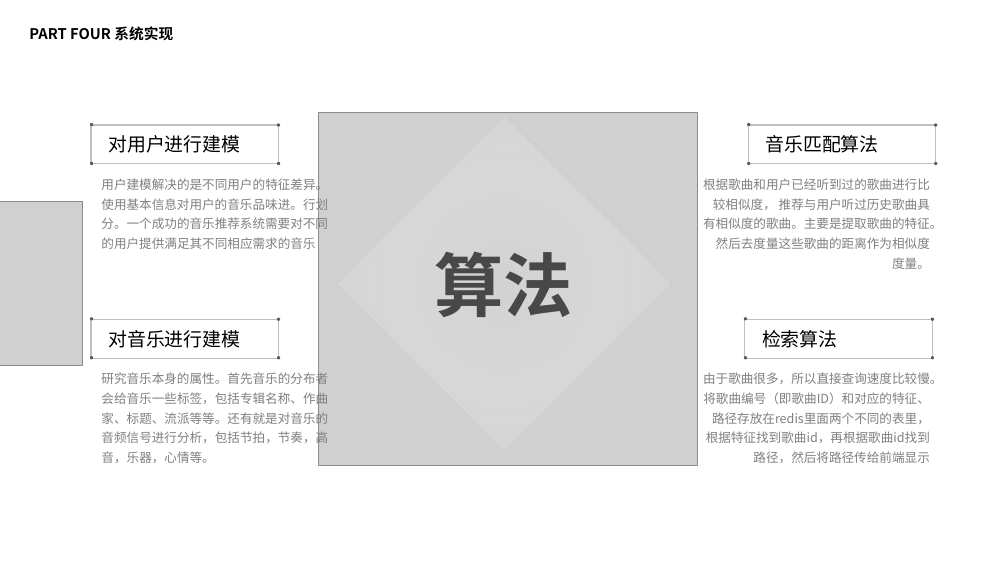
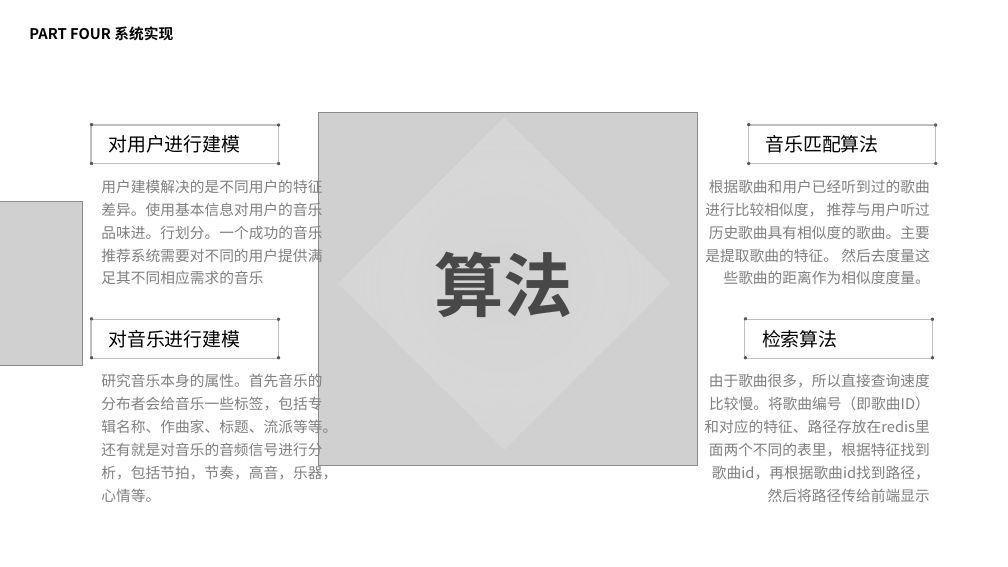
Before and after one commit to cutoutsy/recomendation-system, a slide deck: slide 17 of 毕设答辩.pptx. Drawn at 1008x567 pixels with LibreOffice and Linux fonts; fonts in the diff are those of the drawing; grey boxes stand for pictures. Boxes give left, top, right and bottom in pixels: in the first picture for what was removed or moved away, otherwise in the second. Text is boxed around its words. In the diff, an @@ line names an element or a change of style, - is before the commit and + after.

```diff
--- a/毕设答辩.pptx
+++ b/毕设答辩.pptx
@@ size 12 to 14 pt in 4 elements at [705,179,930,284], [101,177,322,284], [704,374,930,502], [101,372,337,502] @@
```
Also in this commit, not shown: 7 other slides changed, 2 other files.
